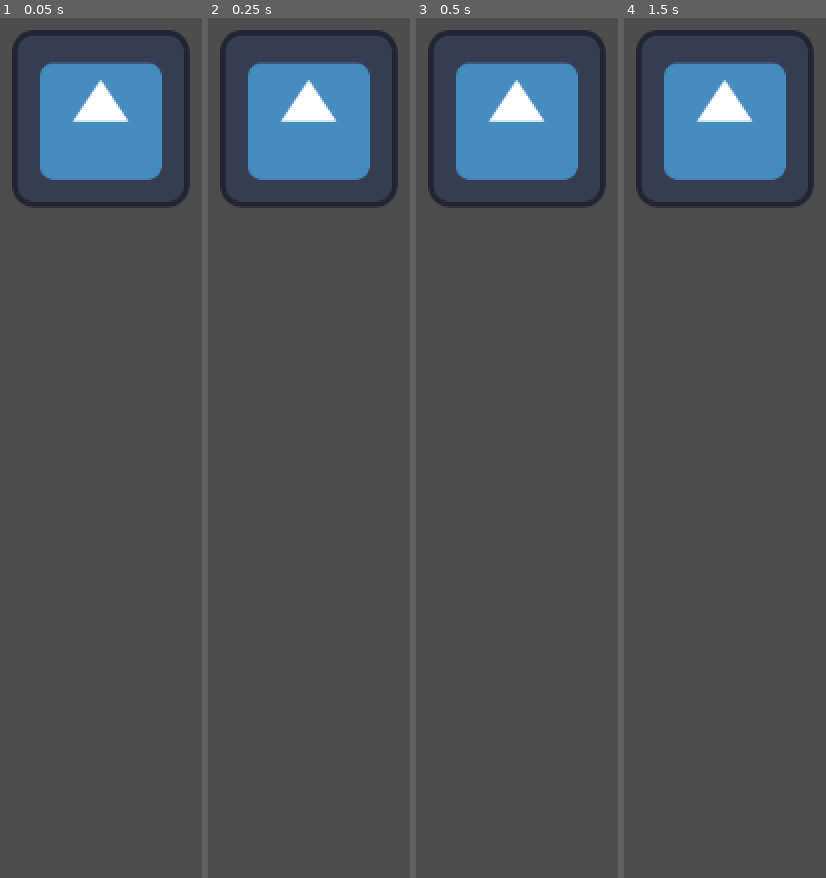
Above: before the commit, frames 1-4 (left to right).
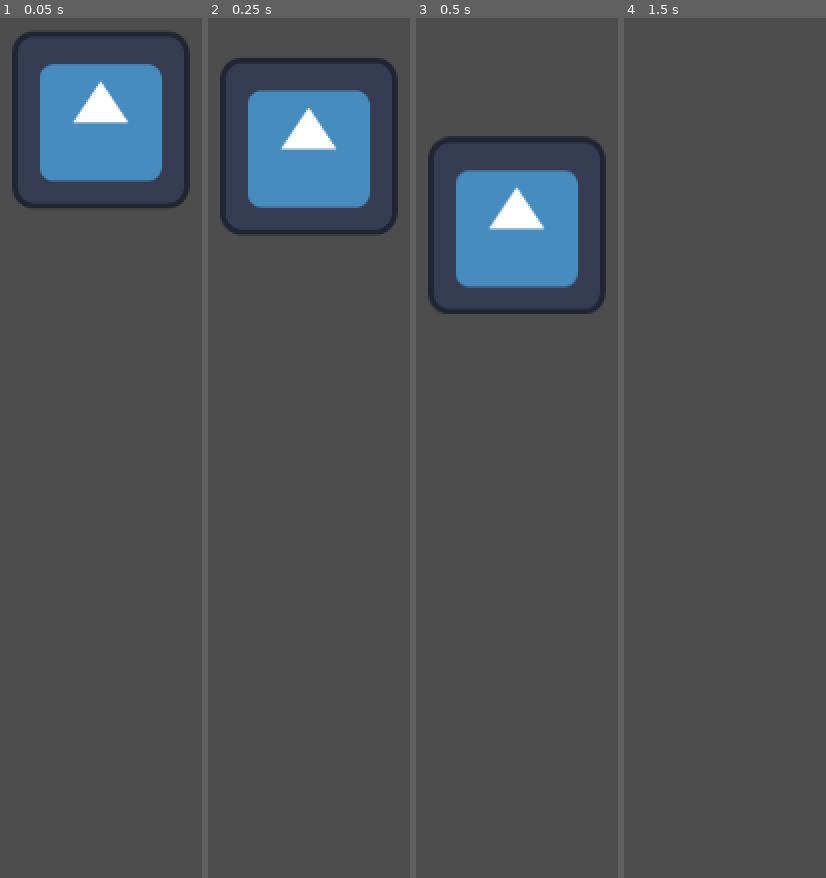
Above: after the commit, the same moments.

Repository: K2rlXYZ/UT-GameJam-23
Game: Godot game, scene res://Scenes/player_character.tscn
The game is run twice, just before and just after one commit, with the same random seed, the same clock (stepped at 60 frames per second) and the same inputs. The project has no main scene, so this scene is started directly. The engine's default icon, where the game draws it, is replaced by a stand-in: a white triangle on a blue panel in a dark square.
Inputs:
- Up to frame 1 (0.05 s): no input
- Up to frame 2 (0.25 s): no input
- Up to frame 3 (0.5 s): no input
- Up to frame 4 (1.5 s): hold D (right) 0.53-1.28 s; hold S (down) from 1.28 s (still down)

The runs differ from the first frame. In frame 1, 0.7% of the frame differs, in the area x 7-92%, y 1-23%; in frame 2, 7.5%; in frame 3, 18%, in the area x 5-95%, y 1-35%; in frame 4, 10%.

Commit message:
Player movement

Diff:
--- a/Scenes/player_character.gd
+++ b/Scenes/player_character.gd
@@ -2,10 +2,18 @@
 
 @export var movement_speed = 400
 
+
+
 # Get user input and do something with it
-func react_input():
-	var input_direction = Input.get_vector("left", "right", "up", "down")
-	var velocity = input_direction * movement_speed
+func react_input(delta):
+	velocity += Vector2.DOWN * 10.0 * delta
+
+	velocity.x = movement_speed * (Input.get_action_strength("ui_right") - Input.get_action_strength("ui_left")) * delta
+
+	if Input.is_action_just_pressed("ui_up"):
+		velocity = Vector2.UP * 10.0
+
+	move_and_collide(velocity)
 
 # Called when the node enters the scene tree for the first time.
 func _ready():
@@ -13,4 +21,4 @@
 
 # Called every frame. 'delta' is the elapsed time since the previous frame.
 func _process(delta):
-	pass
+	react_input(delta)
